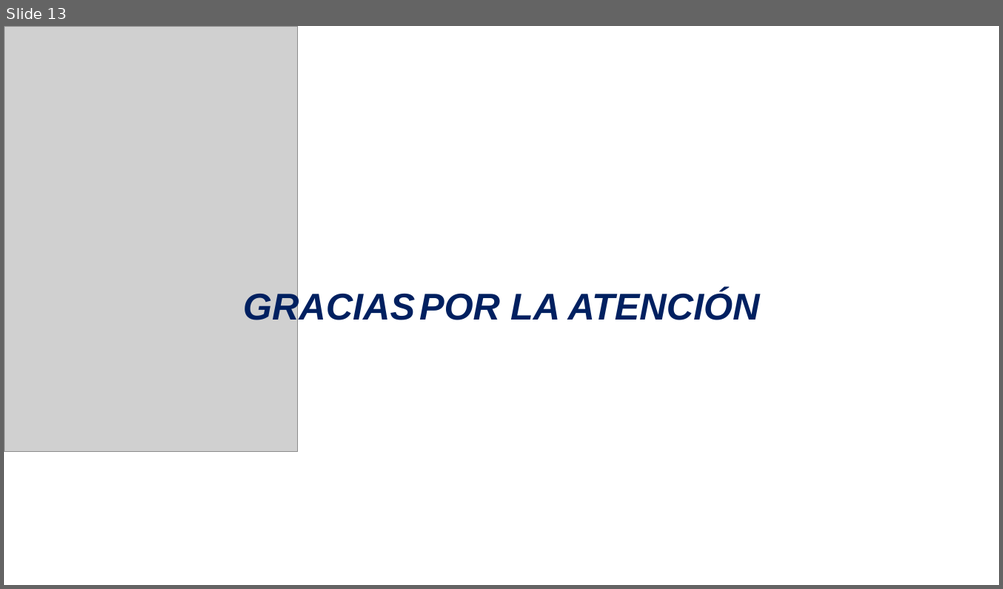
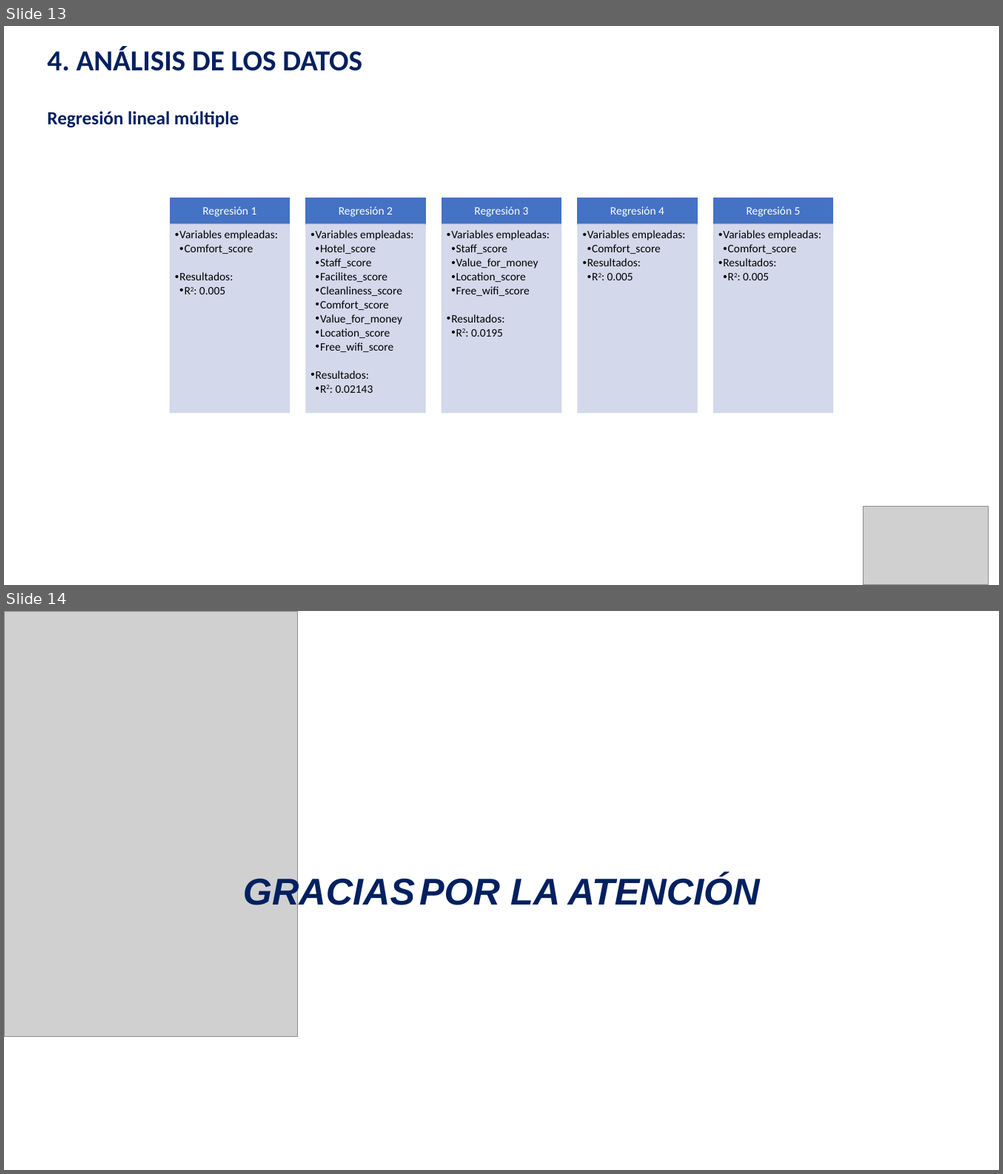
Before and after one commit to guiruha/DataCleaningUOC, a slide deck: Memoria_pres.pptx. Shown one above the other, each under a label of ours: slide 13 before the commit, slides 13 and 14 after it. The pictures are 1003x589 and 1003x1174 pixels, drawn with LibreOffice and Linux fonts; fonts in the diff are those of the drawing; grey boxes stand for pictures. Boxes give left, top, right and bottom in pixels: in the first picture for what was removed or moved away, otherwise in the second. Text is boxed around its words. In the diff, an @@ line names an element or a change of style, - is before the commit and + after.

```diff
--- a/Memoria_pres.pptx
+++ b/Memoria_pres.pptx
@@ slide 13 added at [4,26,999,585], background #FFFFFF @@
@@ text added at [47,46,362,71], 28 pt, text #002060, bold @@
+4. ANÁLISIS DE LOS DATOS
@@ text added at [47,111,239,128], 18 pt, text #002060, bold @@
+Regresión lineal múltiple
@@ group added at [170,198,833,413]: 10 rectangles, 10 texts @@
+Regresión 1
+  • Variables empleadas:
+    • Comfort_score
+  • Resultados:
+    • R2: 0.005
+Regresión 2
+  • Variables empleadas:
+    • Hotel_score
+    • Staff_score
+    • Facilites_score
+    • Cleanliness_score
+    • Comfort_score
+    • Value_for_money
+    • Location_score
+    • Free_wifi_score
+  • Resultados:
+    • R2: 0.02143
+Regresión 3
+  • Variables empleadas:
+    • Staff_score
+    • Value_for_money
+    • Location_score
+    • Free_wifi_score
+  • Resultados:
+    • R2: 0.0195
+Regresión 4
+  • Variables empleadas:
+    • Comfort_score
+  • Resultados:
+    • R2: 0.005
+Regresión 5
+  • Variables empleadas:
+    • Comfort_score
+  • Resultados:
+    • R2: 0.005
@@ picture added at [862,506,988,585] @@
@@ what was slide 13 is now slide 14 @@
```
Also in this commit, not shown: 2 slides changed, 2 other slides added, 2 slides removed.
